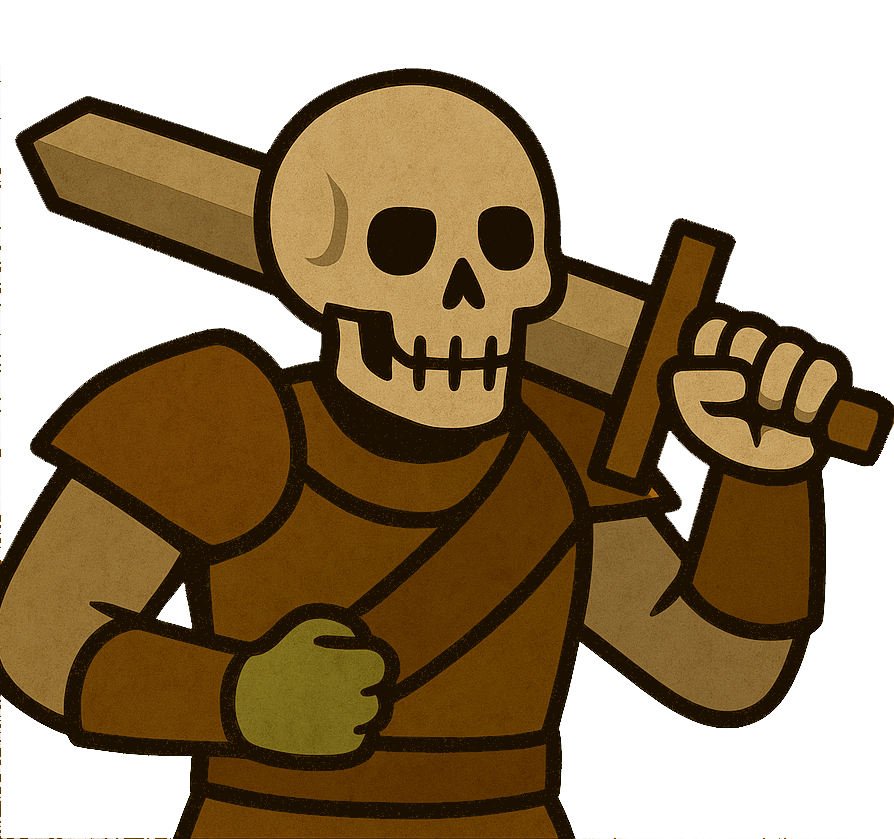
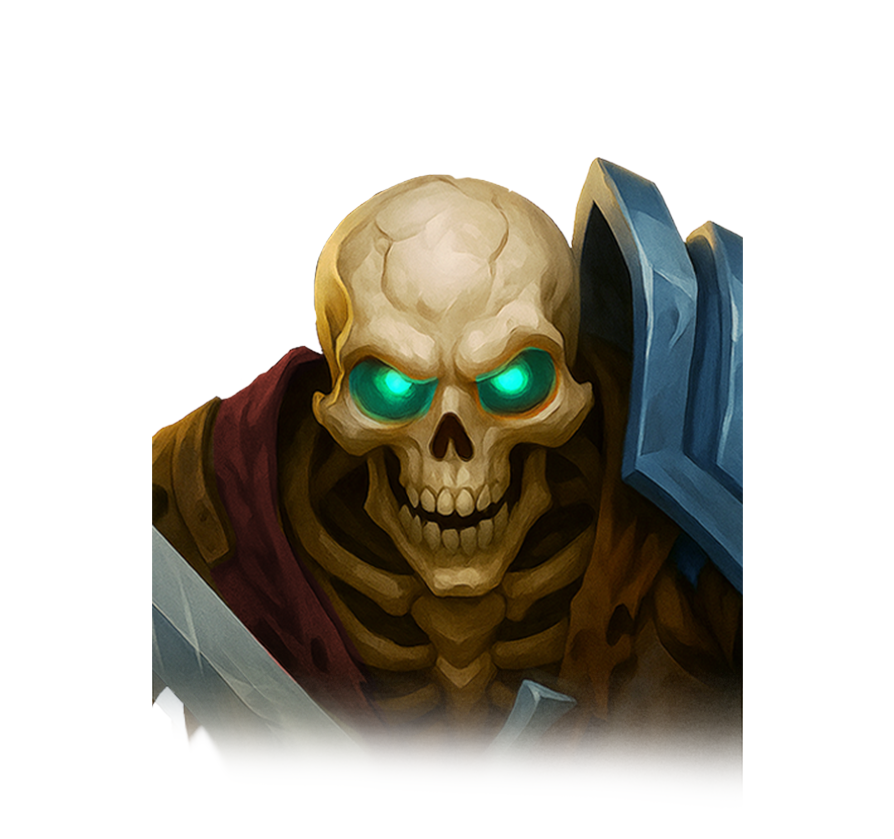
Comparing the layer stacks of the two 894×839 images. Changes:
added layer "undead_Warrior" above "Lager 5" over (x1=152, y1=157, x2=743, y2=839)
hid "Lager 5" over (x1=0, y1=65, x2=894, y2=839)